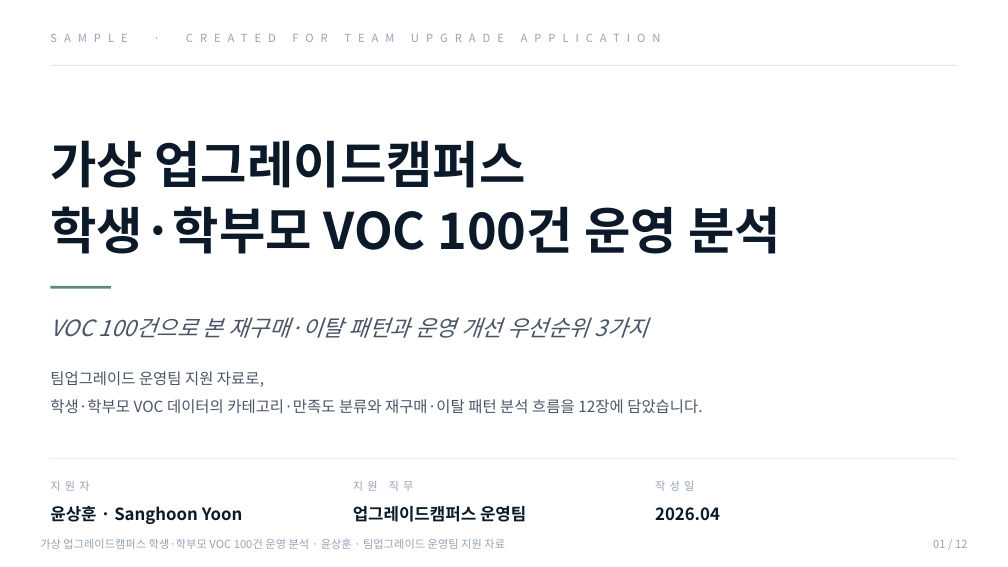
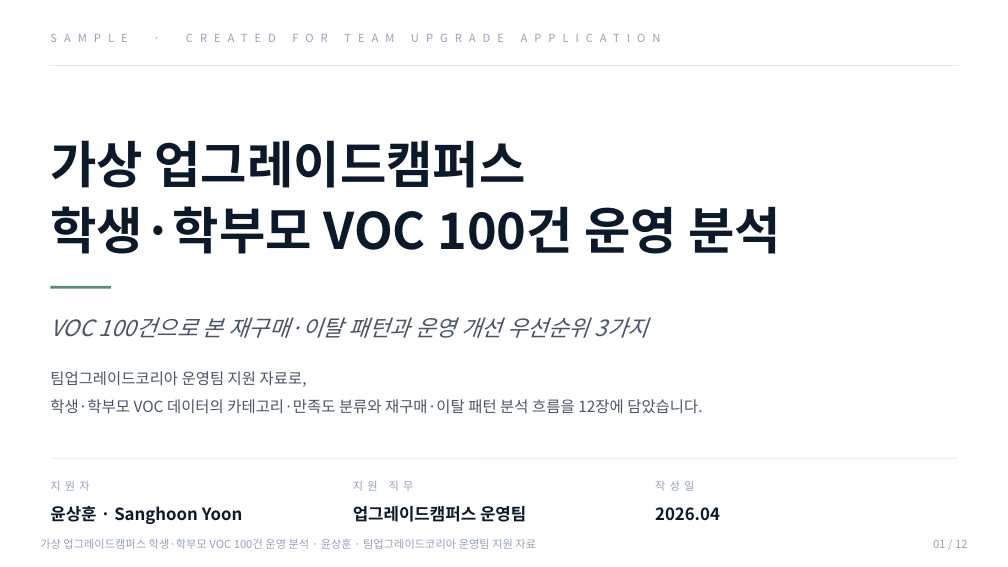
Before and after one commit to hoon7624g-web/TUK, a slide deck: slide 1 of 윤상훈_업그레이드_운영팀_VOC분석보고서.pptx. Drawn at 1008x567 pixels with LibreOffice and Linux fonts; fonts in the diff are those of the drawing. Boxes give left, top, right and bottom in pixels: in the first picture for what was removed or moved away, otherwise in the second. Text is boxed around its words. In the diff, an @@ line names an element or a change of style, - is before the commit and + after.

```diff
--- a/윤상훈_업그레이드_운영팀_VOC분석보고서.pptx
+++ b/윤상훈_업그레이드_운영팀_VOC분석보고서.pptx
@@ text at [50,371,307,387]: text changed @@
-팀업그레이드 운영팀 지원 자료로,
+팀업그레이드코리아 운영팀 지원 자료로,
@@ text at [40,539,536,549]: text changed @@
-가상 업그레이드캠퍼스 학생·학부모 VOC 100건 운영 분석 · 윤상훈 · 팀업그레이드 운영팀 지원 자료
+가상 업그레이드캠퍼스 학생·학부모 VOC 100건 운영 분석 · 윤상훈 · 팀업그레이드코리아 운영팀 지원 자료
```
Also in this commit, not shown: 11 other slides changed, 3 other files.
